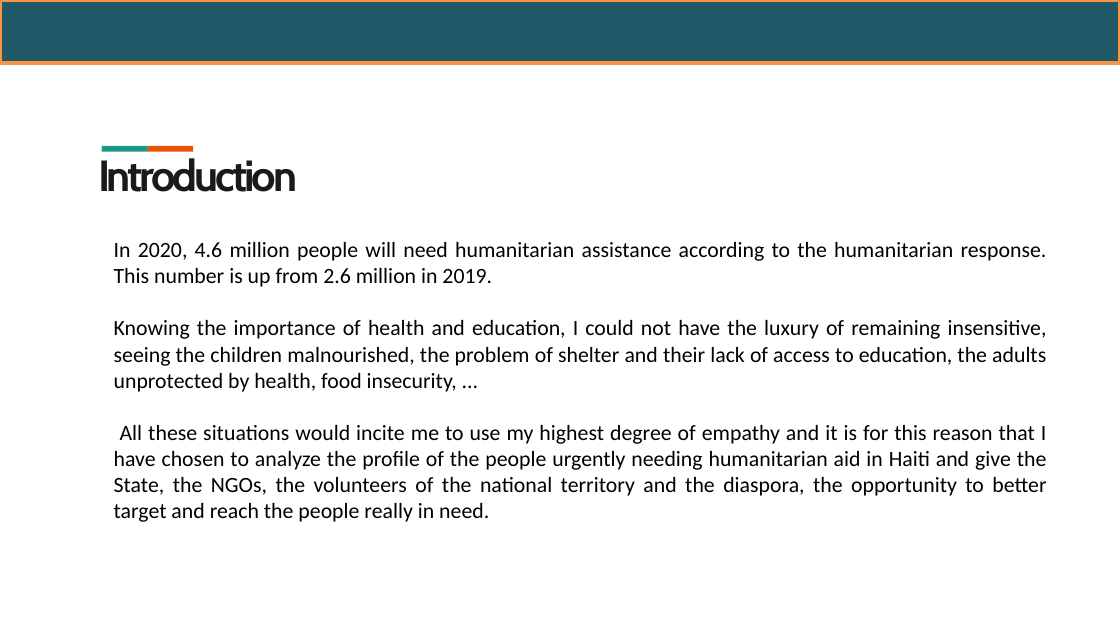
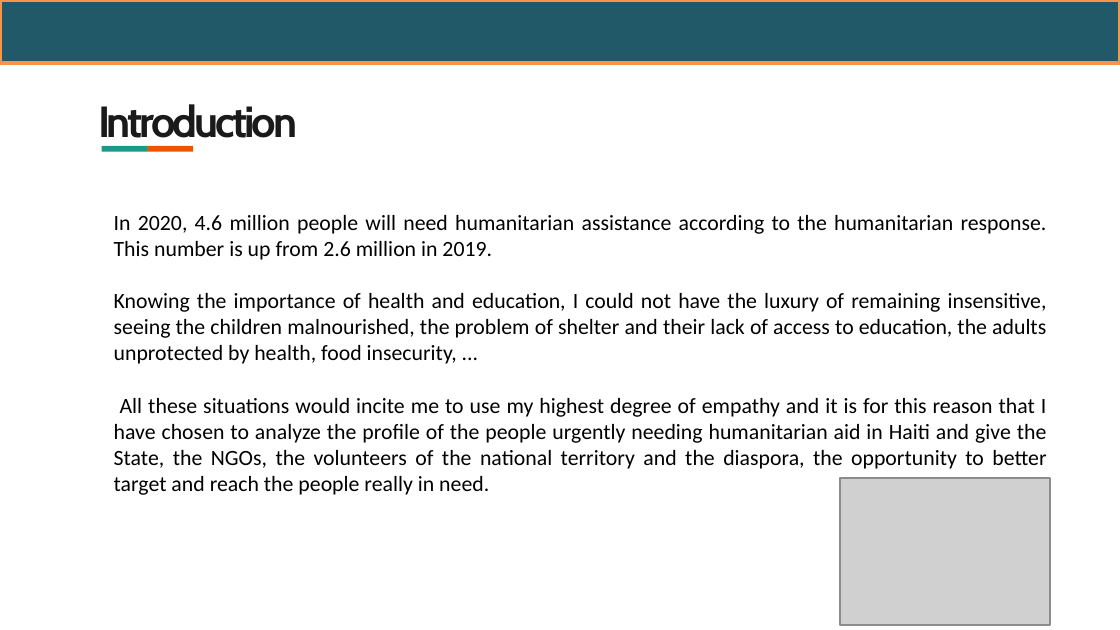
Before and after one commit to Thermoris1212/Ayiti-Analytics-Capstone-project, a slide deck: slide 4 of présentationCapstone.pptx. Drawn at 1120x630 pixels with LibreOffice and Linux fonts; fonts in the diff are those of the drawing; grey boxes stand for pictures; background and template pictures are left out. Boxes give left, top, right and bottom in pixels: in the first picture for what was removed or moved away, otherwise in the second. Text is boxed around its words. In the diff, an @@ line names an element or a change of style, - is before the commit and + after.

```diff
--- a/présentationCapstone.pptx
+++ b/présentationCapstone.pptx
@@ text "Introduction" rewrapped from box(98, 158, 297, 192) to box(98, 104, 297, 148) @@
@@ text "In 2020, 4.6 million people ...": place and size @@
-text "In 2020, 4.6 million people ..." at box(114, 242, 1047, 522)
+text "In 2020, 4.6 million people ..." at box(114, 215, 1047, 495)
@@ picture added at box(840, 478, 1051, 625) @@
```
Also in this commit, not shown: 9 other slides changed, 8 slides added, 2 slides removed, 2 other files.
